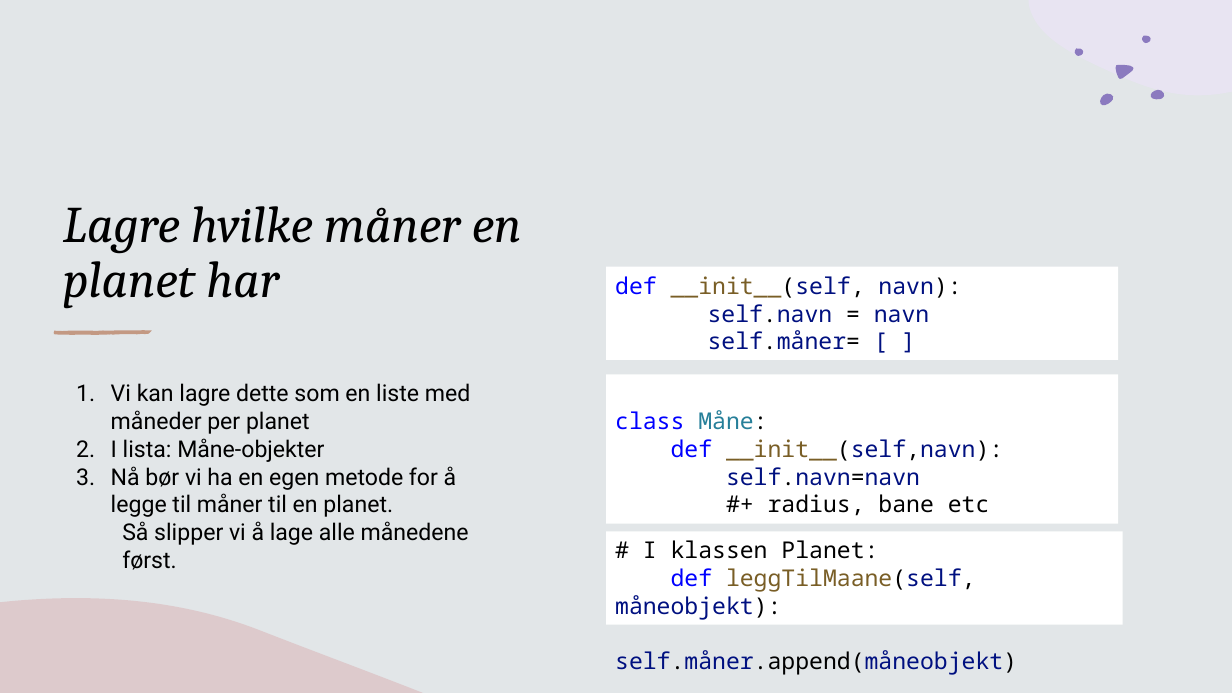
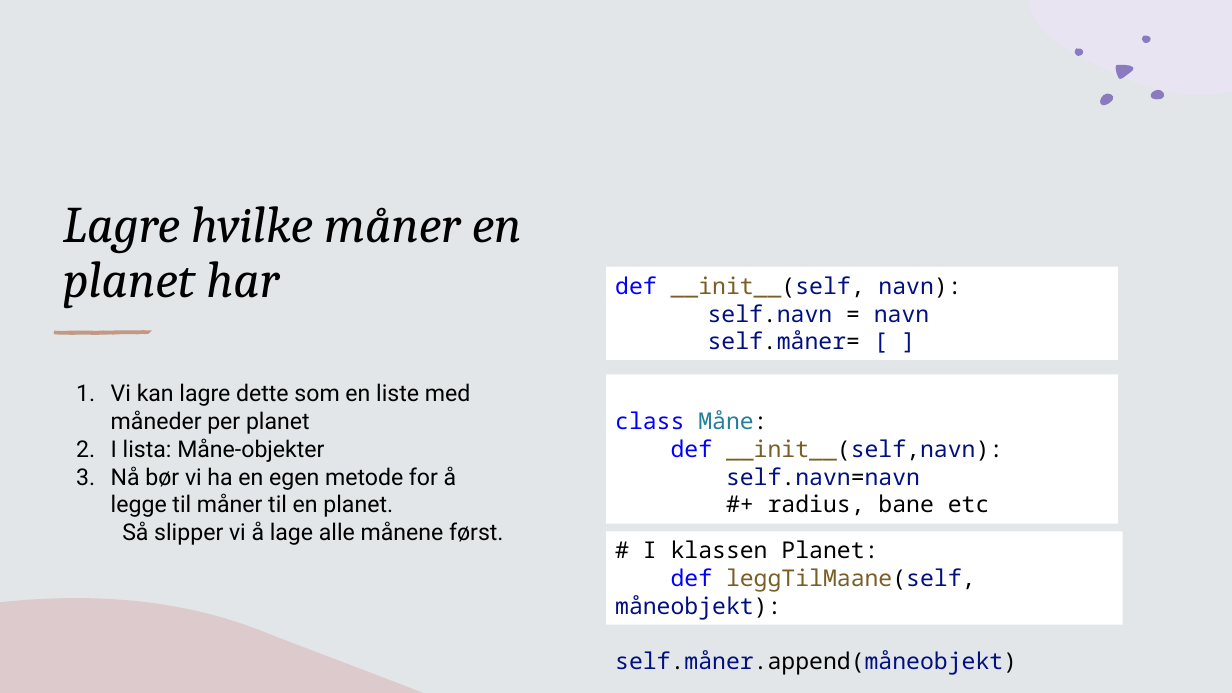
Before and after one commit to Christian326/2-OBJEKTORIENTERT-PROGRAMMERING-, a slide deck: slide 10 of 2C Organisering av flere objekter.pptx. Drawn at 1232x693 pixels with LibreOffice and Linux fonts; fonts in the diff are those of the drawing. Boxes give left, top, right and bottom in pixels: in the first picture for what was removed or moved away, otherwise in the second. Text is boxed around its words. In the diff, an @@ line names an element or a change of style, - is before the commit and + after.

```diff
--- a/2C Organisering av flere objekter.pptx
+++ b/2C Organisering av flere objekter.pptx
@@ text at [122,521,503,545]: text changed @@
-  Så slipper vi å lage alle månedene først.
+  Så slipper vi å lage alle månene først.
```
Also in this commit, not shown: 1 other slide changed, 1 slide removed, 3 other files.
